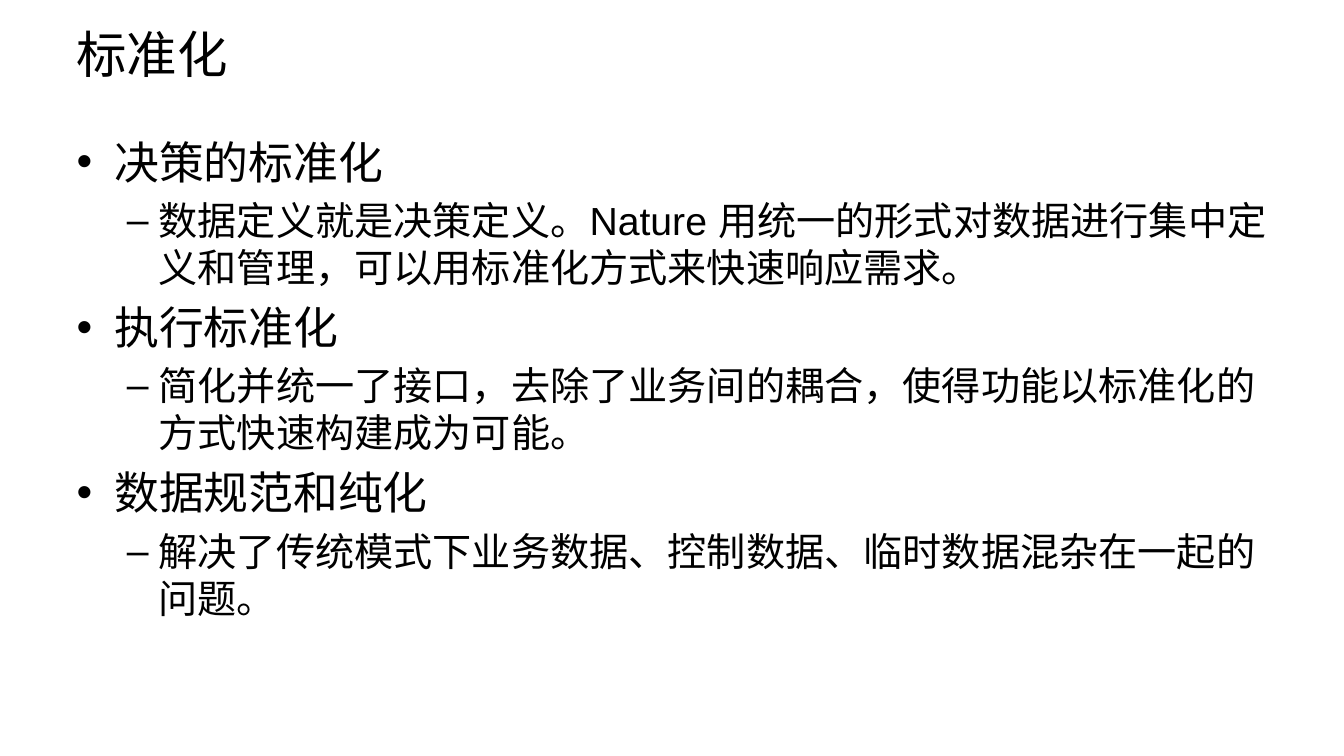
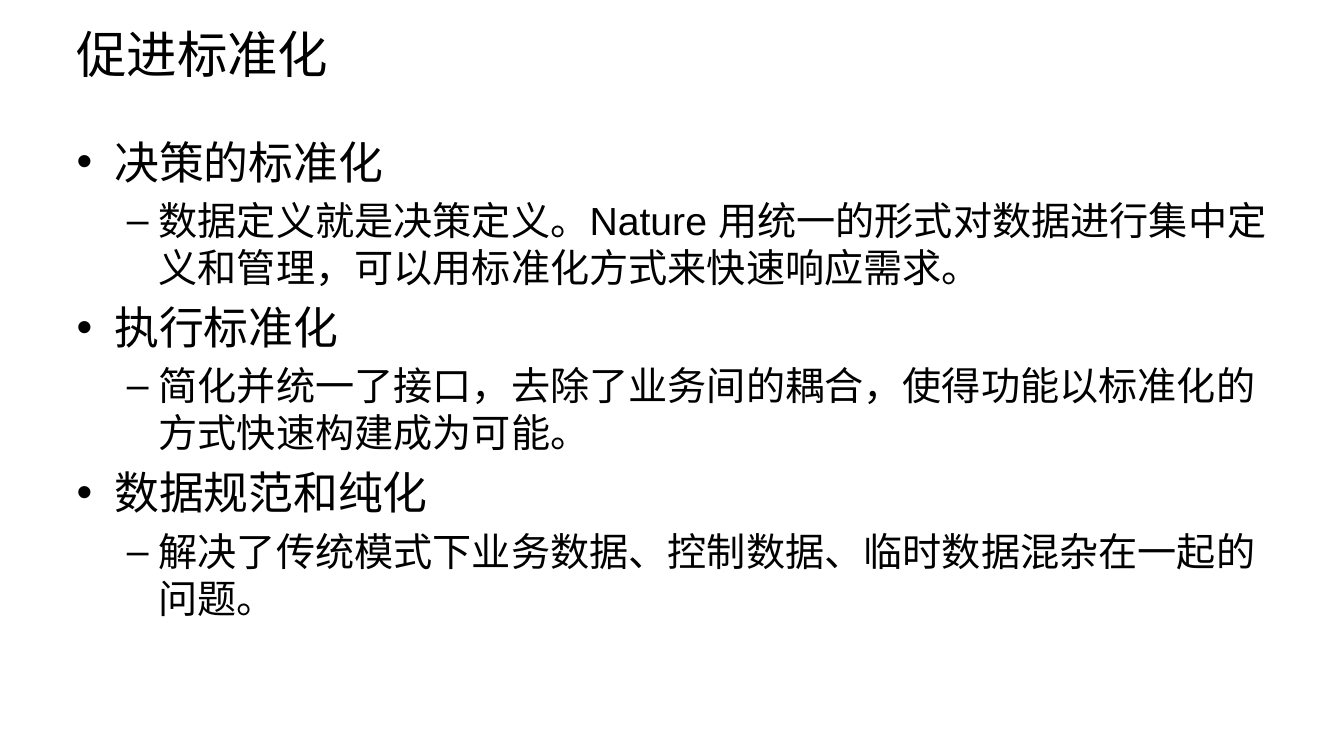
Before and after one commit to llxxbb/Nature, a slide deck: slide 17 of doc/ZH/Nature的商业价值.pptx (slide 15 before the commit). Drawn at 1344x756 pixels with LibreOffice and Linux fonts; fonts in the diff are those of the drawing; background and template pictures are left out. Boxes give left, top, right and bottom in pixels: in the first picture for what was removed or moved away, otherwise in the second. Text is boxed around its words. In the diff, an @@ line names an element or a change of style, - is before the commit and + after.

```diff
--- a/doc/ZH/Nature的商业价值.pptx
+++ b/doc/ZH/Nature的商业价值.pptx
@@ title at (77, 30, 329, 77): text changed @@
-标准化
+促进标准化
```
Also in this commit, not shown: 7 other slides changed, 5 slides added, 1 slide removed, 27 other files.
